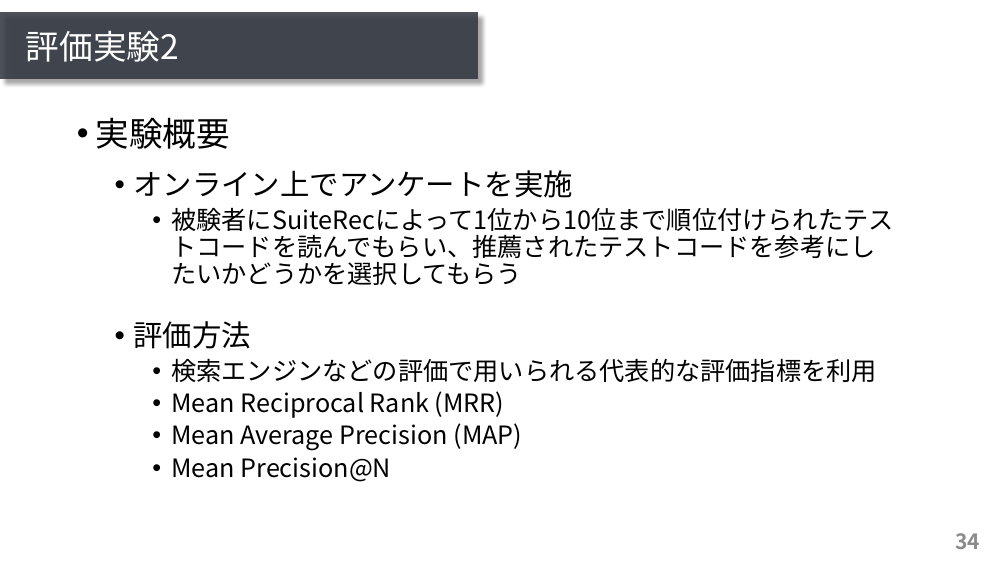
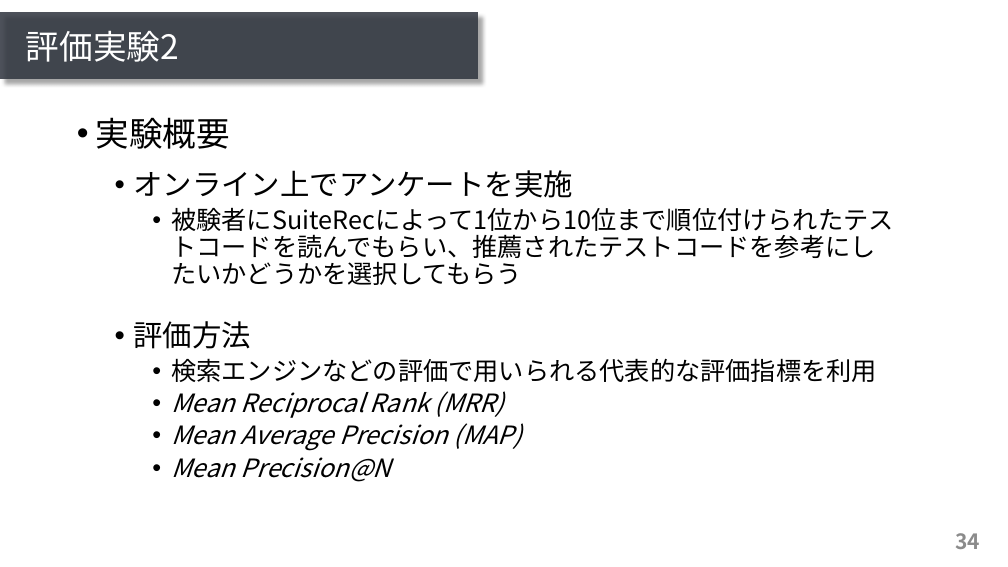
Before and after one commit to ryosuke-ku/mthesis2020-pre, a slide deck: slide 34 of presentation_kurachi.pptx. Drawn at 1008x567 pixels with LibreOffice and Linux fonts; fonts in the diff are those of the drawing. Boxes give left, top, right and bottom in pixels: in the first picture for what was removed or moved away, otherwise in the second. Text is boxed around its words. In the diff, an @@ line names an element or a change of style, - is before the commit and + after.

```diff
--- a/presentation_kurachi.pptx
+++ b/presentation_kurachi.pptx
@@ text at box(171, 391, 523, 482): italic on in "Mean Reciprocal Rank (MRR)", "Mean Average Precision (MAP)", "Mean Precision@N" @@
```
Also in this commit, not shown: 2 other slides changed.
